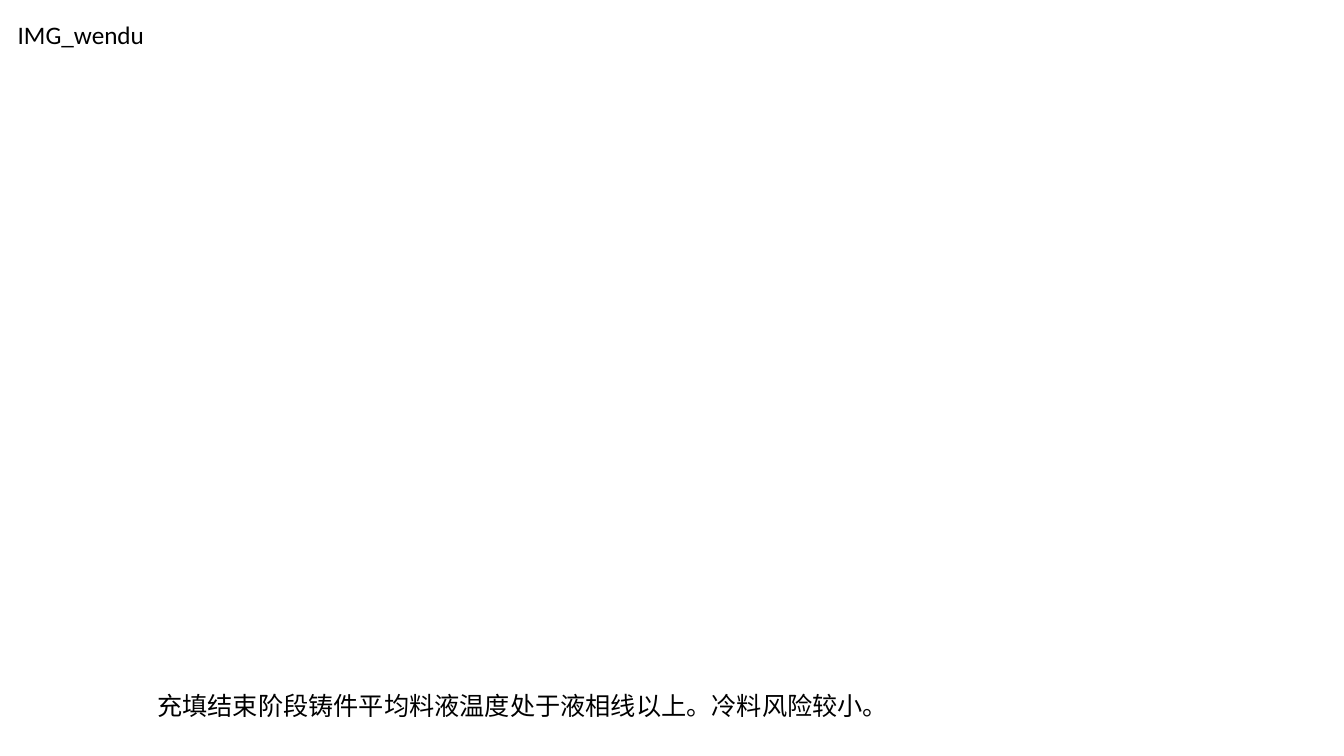
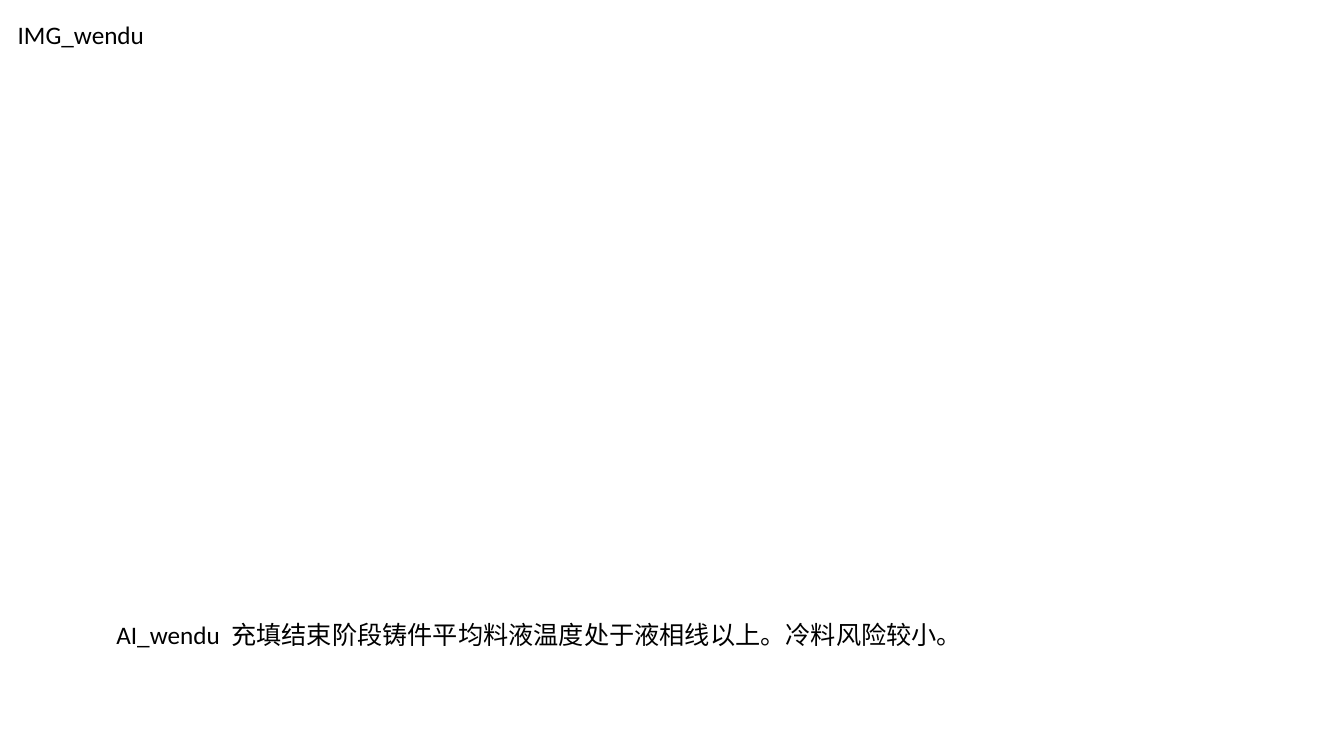
Before and after one commit to caomaowu/-----, a slide deck: slide 5 of 自动化模板4.pptx. Drawn at 1344x756 pixels with LibreOffice and Linux fonts; fonts in the diff are those of the drawing. Boxes give left, top, right and bottom in pixels: in the first picture for what was removed or moved away, otherwise in the second. Text is boxed around its words. In the diff, an @@ line names an element or a change of style, - is before the commit and + after.

Commit message:
feat: 集成AI分析功能并更新配置
- 添加OpenAI依赖和AI配置支持
- 实现PPT中AI触发标记的扫描和文本替换功能
- 新增AI图像分析模块，支持本地图像和PPT导出图像分析
- 在GUI中添加AI启用开关并支持配置持久化
- 更新生成报告流程以集成AI分析阶段
- 移除旧的OCR方案文档并更新.gitignore

```diff
--- a/自动化模板4.pptx
+++ b/自动化模板4.pptx
@@ text at bbox=[116, 622, 962, 648]: text changed @@
-充填结束阶段铸件平均料液温度处于液相线以上。冷料风险较小。
+AI_wendu 充填结束阶段铸件平均料液温度处于液相线以上。冷料风险较小。
```
Also in this commit, not shown: 1 other slide changed, 8 other files.
